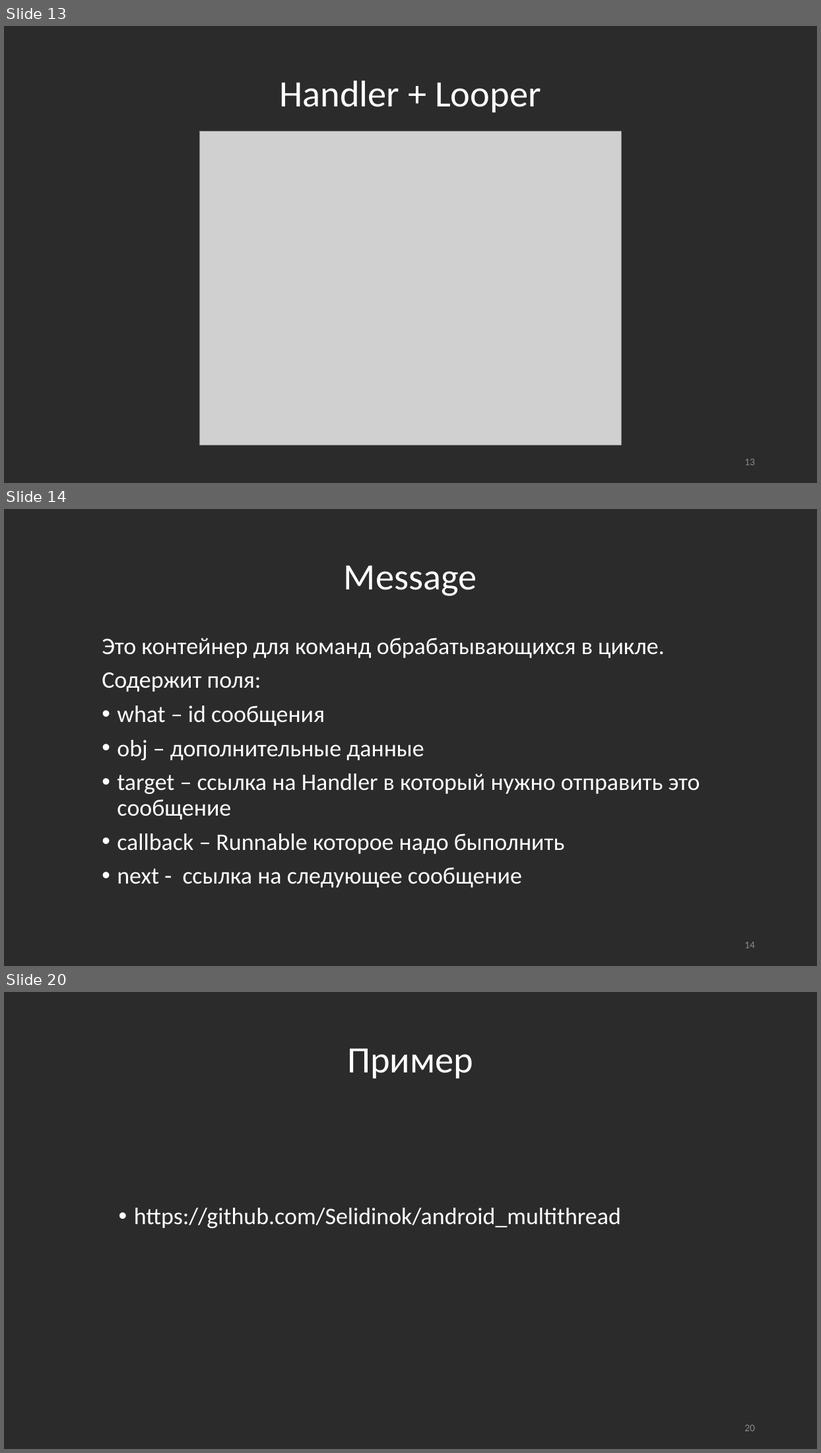
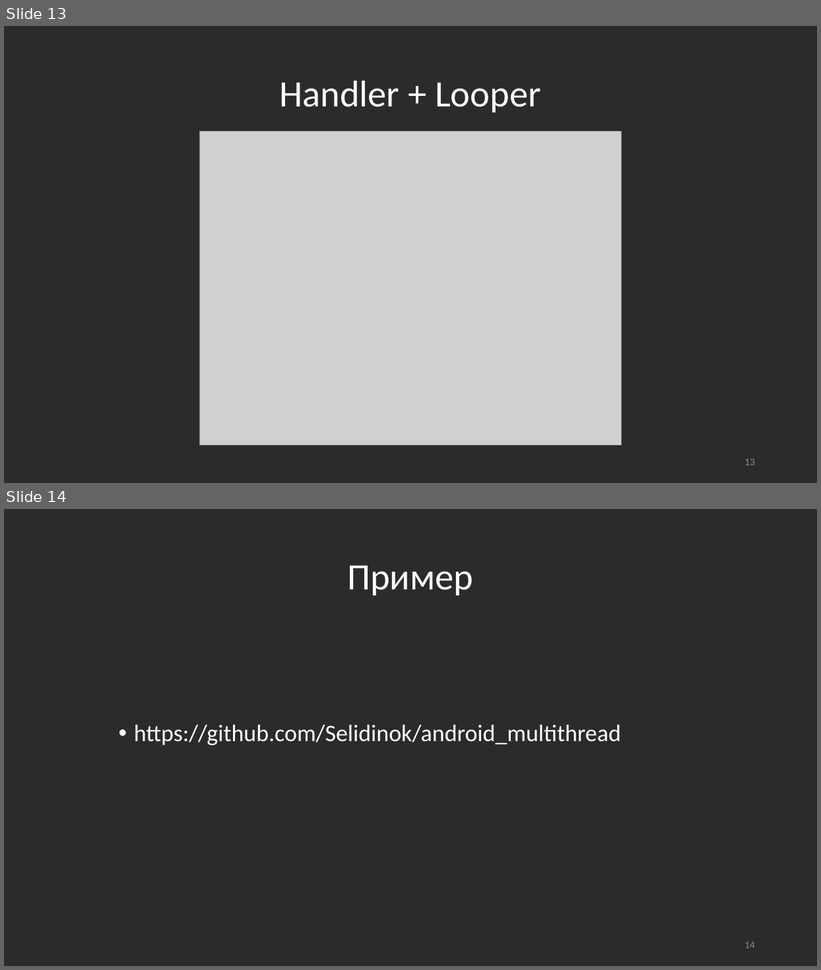
Before and after one commit to Andrey253/Multythread, a slide deck: Многопоточность.pptx. Shown one above the other, each under a label of ours: slides 13, 14 and 20 before the commit, slides 13 and 14 after it; the slides between them are not shown. The pictures are 821x1453 and 821x970 pixels, drawn with LibreOffice and Linux fonts; fonts in the diff are those of the drawing; grey boxes stand for pictures. Boxes give left, top, right and bottom in pixels: in the first picture for what was removed or moved away, otherwise in the second. Text is boxed around its words. In the diff, an @@ line names an element or a change of style, - is before the commit and + after.

```diff
--- a/Многопоточность.pptx
+++ b/Многопоточность.pptx
@@ slide 14 removed at <box>4,509,817,966</box>, background #2B2B2B @@
@@ title removed at <box>344,565,477,596</box> @@
-Message
@@ text removed at <box>102,638,700,888</box> @@
-Это контейнер для команд обрабатывающихся в цикле.
-Содержит поля:
-• what – id сообщения
-• obj – дополнительные данные
-• target – ссылка на Handler в который нужно отправить это сообщение
-• callback – Runnable которое надо быполнить
-• next - ссылка на следующее сообщение
@@ page number removed at <box>745,942,755,949</box> @@
-14
@@ what was slide 20 is now slide 14 @@
@@ page number at <box>745,942,755,949</box>: text changed @@
-20
+14
```
Also in this commit, not shown: 3 slides changed, 1 slide added, 5 other slides removed.
